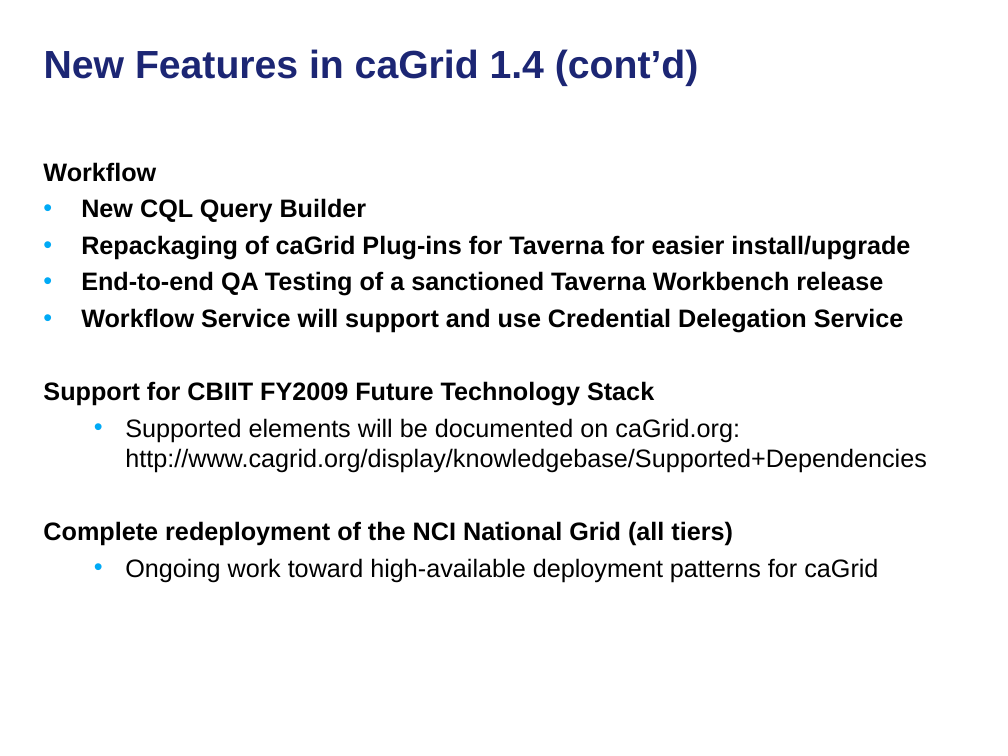
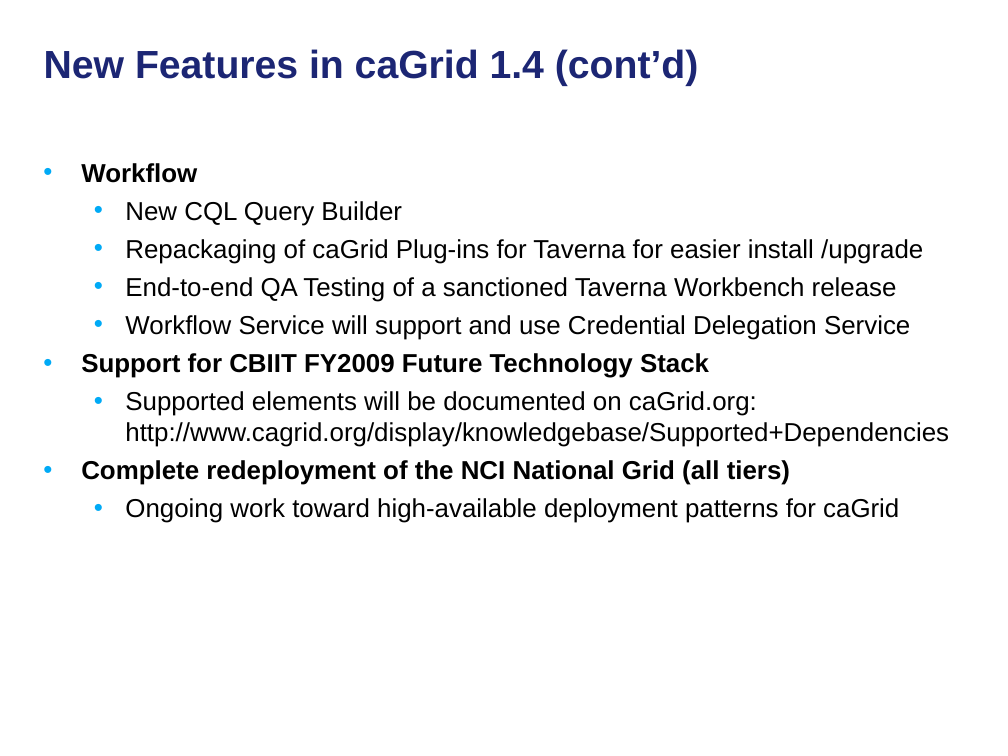
Before and after one commit to NCIP/cagrid-docs, a slide deck: slide 7 of general/presentations/200910_VCDE_ARCH/20091022_Arch_VCDE_caGrid_Future.ppt. Drawn at 1008x756 pixels with LibreOffice and Linux fonts; fonts in the diff are those of the drawing; background and template pictures are left out. Boxes give left, top, right and bottom in pixels: in the first picture for what was removed or moved away, otherwise in the second. Text is boxed around its words. In the diff, an @@ line names an element or a change of style, - is before the commit and + after.

Commit message:
initial draft CAGRID-81

```diff
--- a/general/presentations/200910_VCDE_ARCH/20091022_Arch_VCDE_caGrid_Future.ppt
+++ b/general/presentations/200910_VCDE_ARCH/20091022_Arch_VCDE_caGrid_Future.ppt
@@ text at box(81, 163, 949, 523): size 18 to 18.5 pt in "Workflow", "New CQL Query Builder", "End-to-end QA Testing of a sanctioned Taverna ...", "Workflow Service will support and use Credential ..." and 4 more places; bold off in "New CQL Query Builder", "End-to-end QA Testing of a sanctioned Taverna ...", "Workflow Service will support and use Credential ..."; bullet none to •; list level 1 to 2 in "New CQL Query Builder"; list level 1 to 2 in "End-to-end QA Testing of a ..."; list level 1 to 2 in "Workflow Service will support and ..." @@
@@ text at box(125, 239, 923, 264): text changed; size 18 to 18.5 pt; bold off @@
-• Repackaging of caGrid Plug-ins for Taverna for easier install/upgrade
+  • Repackaging of caGrid Plug-ins for Taverna for easier install /upgrade
```
Also in this commit, not shown: 8 other slides changed, 3 slides added, 11 slides removed.
